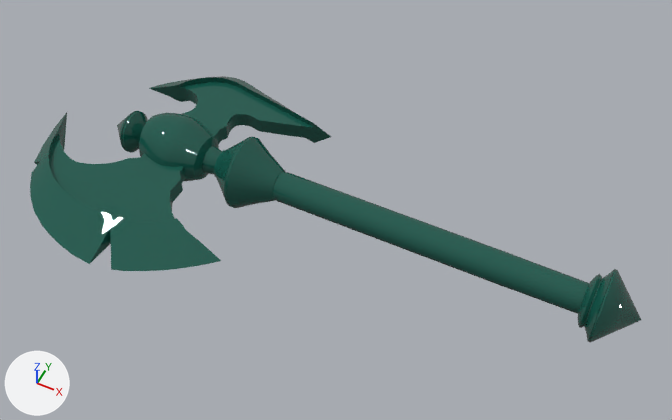
What one commit did to the FBX model XideriaAOST/Assets/Prefabs/TeteNew/Axe/MainAxe.fbx.
The view is the same before and after, from a 50 mm lens placed at (2.66, -3.7, 5.08), pointed at (0.64, 0.33, 0.04). Every picture has the same lights, and +X, +Y and +Z are marked at lower left. The first picture is the older version.
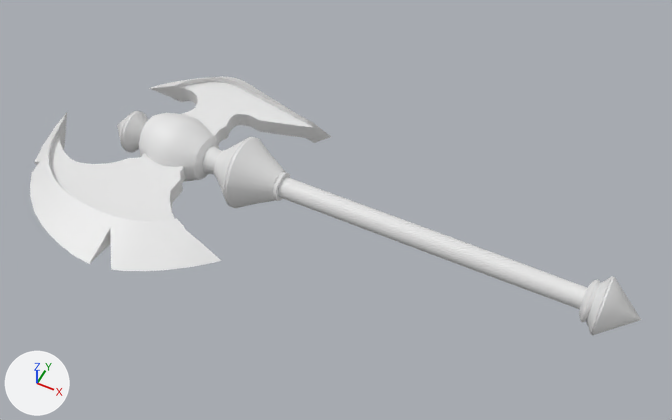
Where the newer file only moved an object's origin or applied its transform, the numbers keep the older frame.

What differs and where, as boxes (x1, y1, x2, y2) in the pictures (672 x 420 px; the box of a moved part takes in the faces that stretch with it):
```json
{"object": "Circle.001", "change": "recoloured, reshaped", "before": [30, 76, 641, 342], "after": [30, 76, 641, 335], "on screen": "dark cyan to white"}
{"part": 1, "of": "me_circle_001", "change": "moved or reshaped", "before": [276, 172, 641, 342], "after": [276, 173, 641, 335]}
```

Scene script edits in JSON lines:
```json
{"block": "me_circle_001", "where": "me_circle_001.from_pydata(...)  # 2103 vertices, 2102 faces; spans x -1.79..2.87, y -0.86..1.31, z -0.29..0.29"}
{"block": "me_circle_001", "where": "# used by ob_circle_001; location = (0.0, 0.0, 0.0)"}
{"op": "remove", "block": "me_circle_001", "code": "me_circle_001.materials.append(mat_material_004)  # dark cyan #16584c"}
{"block": "me_circle_001", "change": "me_circle_001 part 1: 544 of the vertices in x 0.17..2.61, y 0.12..0.65, z -0.26..0.26 are scaled about their middle by (1, 0.789, 0.789)"}
```
